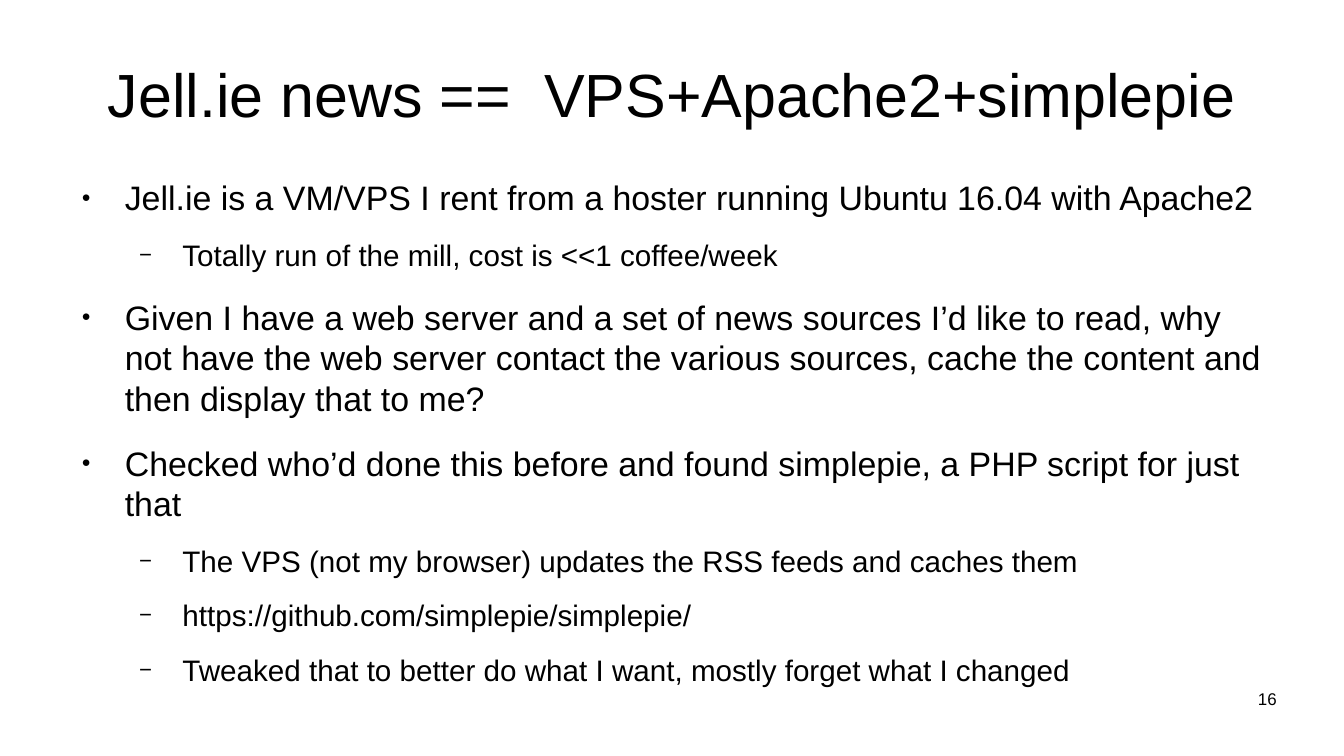
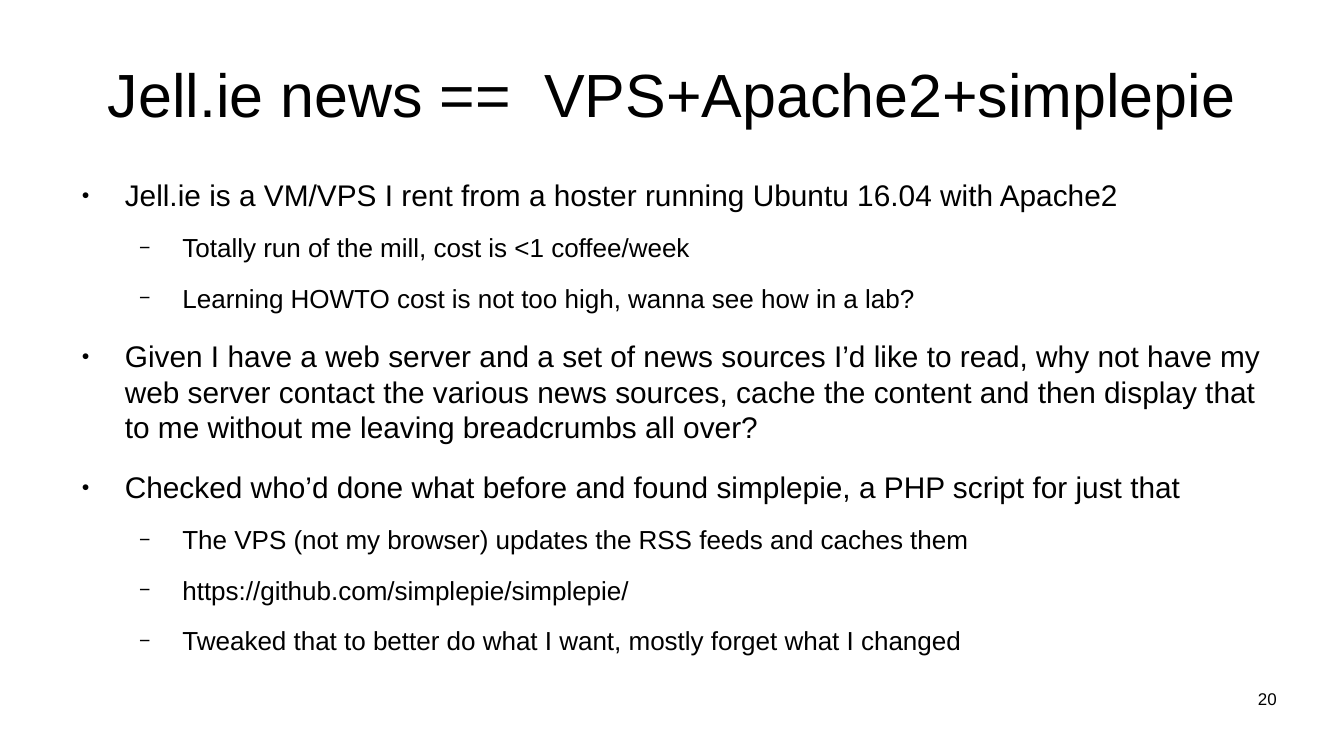
Before and after one commit to sftcd/witidtm, a slide deck: slide 20 of lectures/300-jellie.odp (slide 16 before the commit). Drawn at 1344x756 pixels with LibreOffice and Linux fonts; fonts in the diff are those of the drawing. Boxes give left, top, right and bottom in pixels: in the first picture for what was removed or moved away, otherwise in the second. Text is boxed around its words. In the diff, an @@ line names an element or a change of style, - is before the commit and + after.

Commit message:
moar news

```diff
--- a/lectures/300-jellie.odp
+++ b/lectures/300-jellie.odp
@@ text at box(125, 184, 1118, 656): size 20 to 17.6 pt in "Jell.ie is a VM/VPS I rent from ..."; size 17.5 to 15.4 pt in "The VPS (not my browser) updates the ...", "https://github.com/simplepie/simplepie/", "Tweaked that to better do what I ..." @@
@@ text at box(125, 238, 1260, 504): text changed; size 20 to 17.6 pt @@
-  − Totally run of the mill, cost is <<1 coffee/week
-● Given I have a web server and a set of news sources I’d like to read, why not have the web server contact the various sources, cache the content and then display that to me?
-● Checked who’d done this before and found simplepie, a PHP script for just that
+  − Totally run of the mill, cost is <1 coffee/week
+  − Learning HOWTO cost is not too high, wanna see how in a lab?
+● Given I have a web server and a set of news sources I’d like to read, why not have my web server contact the various news sources, cache the content and then display that to me without me leaving breadcrumbs all over?
+● Checked who’d done what before and found simplepie, a PHP script for just that
@@ page number at box(1258, 693, 1277, 705): text changed @@
-16
+20
```
Also in this commit, not shown: 4 other slides changed, 5 slides added, 1 other file.
